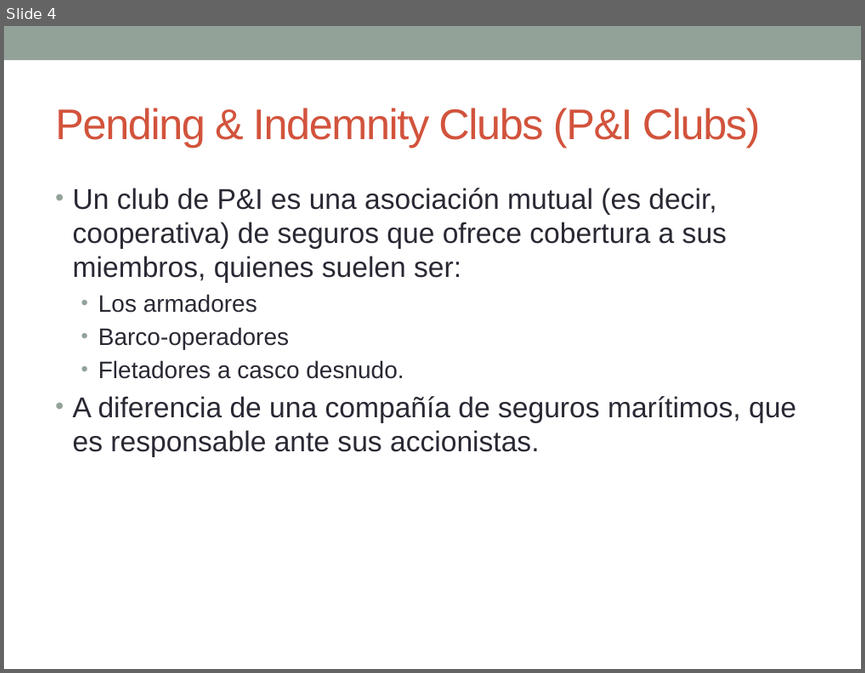
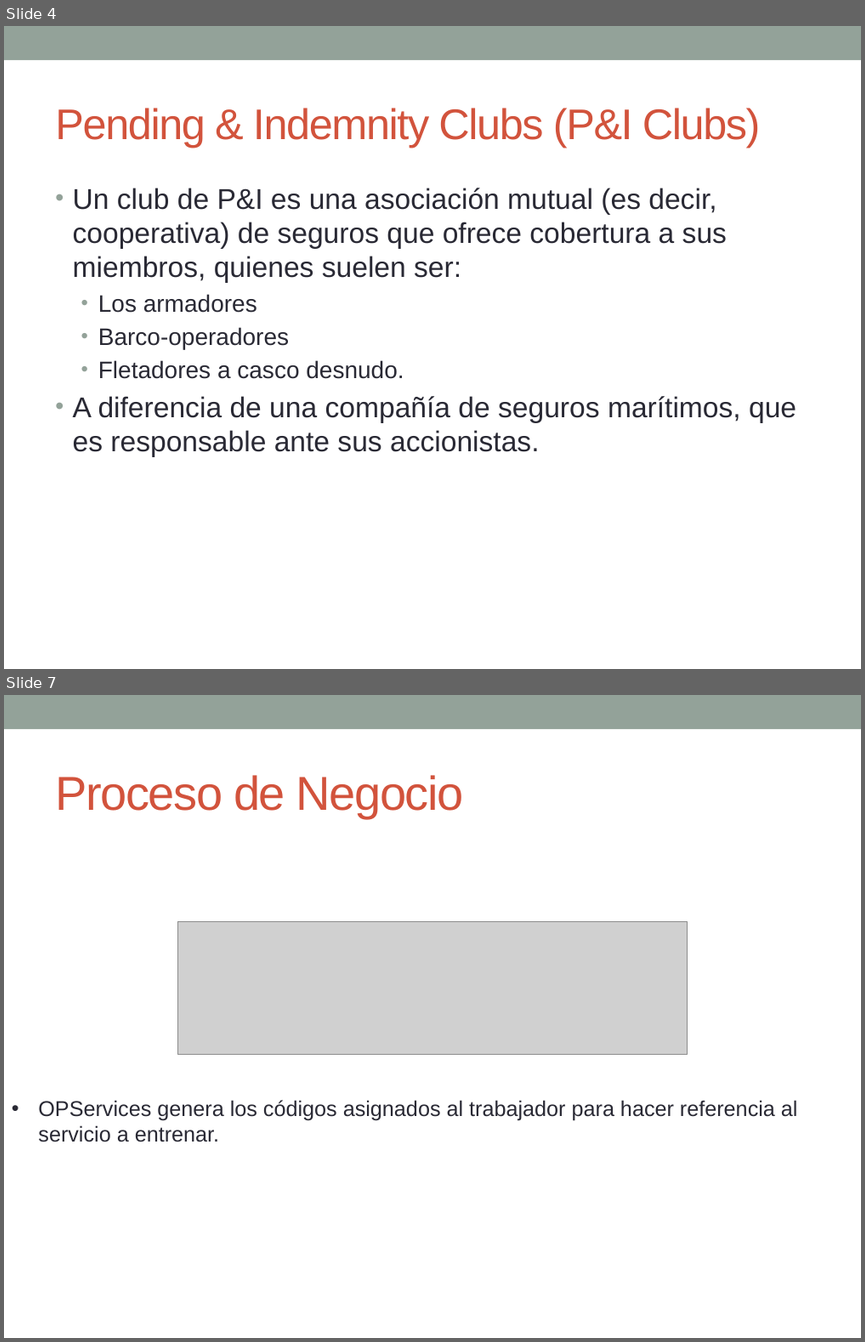
Before and after one commit to jx4nk00/joint-ops, a slide deck: 1 Diseño/Presentación hito 2 30 de Julio.pptx. Shown one above the other, each under a label of ours: slide 4 before the commit, slides 4 and 7 after it; the slides between them are not shown. The pictures are 865x673 and 865x1342 pixels, drawn with LibreOffice and Linux fonts; fonts in the diff are those of the drawing; grey boxes stand for pictures. Boxes give left, top, right and bottom in pixels: in the first picture for what was removed or moved away, otherwise in the second. Text is boxed around its words. In the diff, an @@ line names an element or a change of style, - is before the commit and + after.

```diff
--- a/1 Diseño/Presentación hito 2 30 de Julio.pptx
+++ b/1 Diseño/Presentación hito 2 30 de Julio.pptx
@@ slide 7 added at (4,695,861,1338), background #FFFFFF; not listed: 1 template element that a slide beside it also shows @@
@@ title added at (55,775,464,818), 40 pt, text #D2533C @@
+Proceso de Negocio
@@ picture added at (178,922,687,1054) @@
@@ text added at (38,1100,798,1142), 18 pt, text #292934 @@
+• OPServices genera los códigos asignados al trabajador para hacer referencia al servicio a entrenar.
```
Also in this commit, not shown: 4 slides changed, 7 other slides added, 6 other files.
